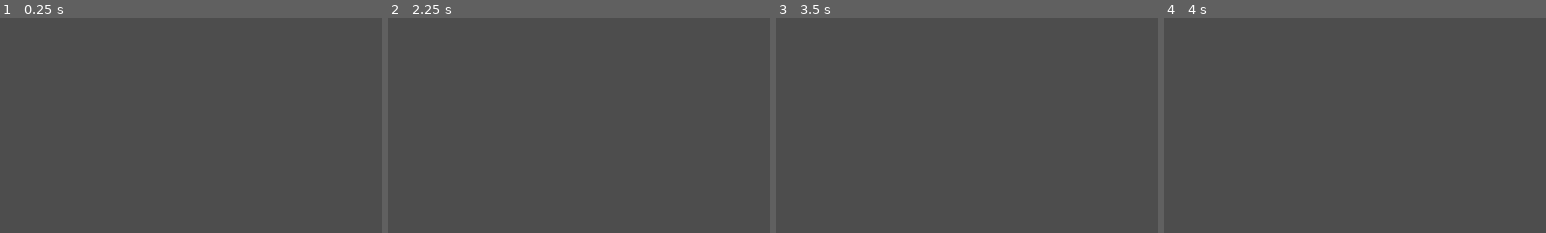
Above: before the commit, frames 1-4 (left to right).
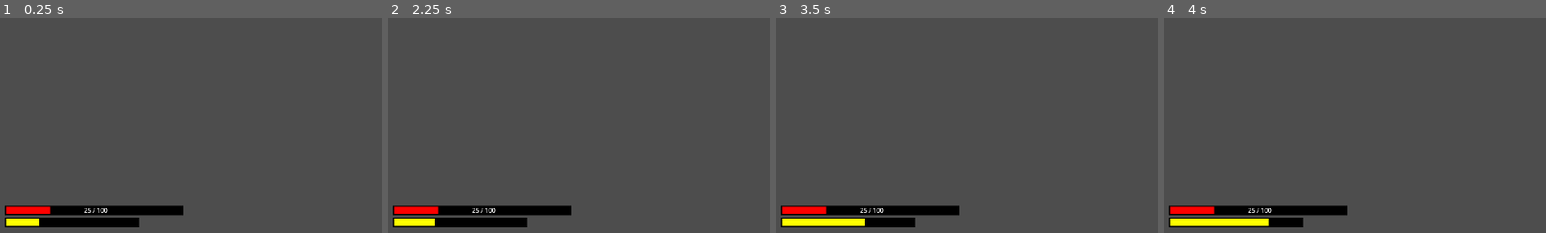
Above: after the commit, the same moments.

Repository: ToroGames34/GunPath
Game: Godot game, scene res://PreScenes/Worlds/World1/world.tscn
The game is run twice, just before and just after one commit, with the same random seed, the same clock (stepped at 60 frames per second) and the same inputs.
Inputs (mouse positions are % of the whole screen's width and height, from its top left):
- Up to frame 1 (0.25 s): no input
- Up to frame 2 (2.25 s): tap Enter at 0.5, 2 s; move the mouse to (72, 45) at 0.52 s; tap 1 (1) at 0.6 s; tap 2 (2) at 0.8, 1.35 s; tap Space at 1.25 s; move the mouse to (30, 55) at 1.27 s; tap A (a) at 1.55, 2.1 s; move the mouse to (60, 28) at 2.02 s
- Up to frame 3 (3.5 s): tap D (d) at 2.3, 2.85 s; tap Space at 2.75 s; move the mouse to (45, 70) at 2.77 s; tap S (s) at 3.05 s
- Up to frame 4 (4 s): tap Enter at 3.5 s; move the mouse to (80, 65) at 3.52 s; tap S (s) at 3.6 s; tap W (w) at 3.8 s
The pictures show only the part of the screen within x 0-50%, y 50-100%; the shares and areas given below are measured in that part.

The runs differ from the first frame. In frame 1, 3.8% of the frame differs, in the area x 1-48%, y 87-98%; in frame 2, 3.8%; in frame 3, 3.8%; in frame 4, 3.8%.

Commit message:
Health and Stamina bars added and working

Diff:
--- a/PreScenes/Player/player.gd
+++ b/PreScenes/Player/player.gd
@@ -1,5 +1,9 @@
 extends CharacterBody2D
 
+
+const HEALTH: int = 100
+const STAMINA: int = 100
+const SPEED: float = 220.0
 
 @onready var bullet = preload("res://PreScenes/Bullet/bullet.tscn")
 
@@ -8,14 +12,21 @@
 @onready var BodyPart: Node2D = $BodyPart
 @onready var FusilSprite: Sprite2D = $BodyPart/Cont/WeaponContainer/Fusil
 @onready var ShotgunSprite: Sprite2D = $BodyPart/Cont/WeaponContainer/Shotgun
+@onready var HealthBar: Control = $CanvasLayer/HealthBar
+@onready var StaminaBar: Control = $CanvasLayer/StaminaBar
 
 var TimerAttackSpeed: Timer = Timer.new()
+var TimerTakeStamina: Timer = Timer.new()
 var Weapons: Array = ["fusil", "shotgun"]
 var WeaponsUsing: String = ""
 
-var Speed: float = 220.0
-var Health: float = 100.0
+var Speed: float = SPEED
+var RunSpeed: float = 120.0
+var Health: int
+var Stamina: int
 var Acceleration: float = 50.0
+var SecForTakeStamina: int = 1
+var CostStaminaPerSSec: int = 10
 
 var AttackSpeedFusil: float = 0.05
 var AttackSpeedShotGun: float = 0.35
@@ -31,15 +42,19 @@
 
 var IsDeath: bool = false
 var IsMoving: bool = false
+var IsRunning: bool = false
+var CanRun: bool = true
 var CanShoot: bool = true
 var CanShootCD: bool = true
 var CanScattering: bool = false
 
 
 func _ready() -> void:
+	HealthBar.SetMaxValue(HEALTH)
 	WeaponsUsing = Weapons[0]
 	SetWeaponAtribute()
 	TimerAttackSpeedSetting()
+	TimerTakeStaminaSetting()
 
 
 func TimerAttackSpeedSetting() -> void:
@@ -48,6 +63,14 @@
 	TimerAttackSpeed.autostart = false
 	TimerAttackSpeed.connect("timeout", self._on_TimerAttackSpeed_timeout)
 	add_child(TimerAttackSpeed)
+
+
+func TimerTakeStaminaSetting() -> void:
+	TimerTakeStamina.wait_time = SecForTakeStamina
+	TimerTakeStamina.one_shot = false
+	TimerTakeStamina.autostart = false
+	TimerTakeStamina.connect("timeout", self._on_TimerTakeStamina_timeout)
+	add_child(TimerTakeStamina)
 
 
 func SetWeaponAtribute():
@@ -72,6 +95,9 @@
 		ChangeWeapon()
 		ShootWeapons()
 
+	if Input.is_action_just_pressed("p") and OS.is_debug_build():
+		IsDeath = false
+
 
 func AimWeapons() -> void:
 	BodyPart.look_at(get_global_mouse_position())
@@ -89,9 +115,31 @@
 	Dir.x = Input.get_axis("a", "d")
 
 	CheckIsMoving(Dir)
+	RunningSystem()
+	CheckStaminaPerSecond()
+
+	if IsRunning:
+		Speed = RunSpeed + SPEED
+	else:
+		Speed = SPEED
 
 	Dir = Dir.normalized()
 	velocity = velocity.lerp(Dir * Speed, Acceleration * Delta)
+
+
+func RunningSystem() -> void:
+	if CanRun:
+		if IsMoving:
+			if Input.is_action_just_pressed("shift"):
+				IsRunning = true
+				TakeStaminaForRunning(CostStaminaPerSSec)
+				TimerTakeStamina.start()
+			elif Input.is_action_just_released("shift"):
+				IsRunning = false
+				TimerTakeStamina.stop()
+		else:
+			IsRunning = false
+			TimerTakeStamina.stop()
 
 
 func CheckIsMoving(val: Vector2) -> void:
@@ -166,3 +214,30 @@
 
 func _on_TimerAttackSpeed_timeout() -> void:
 	CanShootCD = true
+
+
+func TakeDamage(val: int) -> void:
+	HealthBar.SetDecreaseValue(val)
+	#AnimHurt()
+
+
+func TakeStaminaForRunning(val: int) -> void:
+	StaminaBar.SetDecreaseValueFillWithTime(val)
+
+
+func _on_TimerTakeStamina_timeout() -> void:
+	if IsRunning:
+		TakeStaminaForRunning(CostStaminaPerSSec)
+
+
+func CheckStaminaPerSecond() -> void:
+	if StaminaBar.GetValue() > 0:
+		CanRun = true
+	elif StaminaBar.GetValue() <= 0:
+		CanRun = false
+		IsRunning = false
+		TimerTakeStamina.stop()
+
+
+func _on_health_bar_empty_bar() -> void:
+	IsDeath = true
--- a/PreScenes/Player/player.tscn
+++ b/PreScenes/Player/player.tscn
@@ -1,10 +1,11 @@
-[gd_scene load_steps=7 format=3 uid="uid://vhqx265r4hot"]
+[gd_scene load_steps=8 format=3 uid="uid://vhqx265r4hot"]
 
 [ext_resource type="Script" uid="uid://bnjjt00shrg7r" path="res://PreScenes/Player/player.gd" id="1_kbl57"]
 [ext_resource type="Texture2D" uid="uid://boi71a2h15gw1" path="res://Assets/PlayerAssets/Camuflaje/backpack.PNG" id="1_l7jnv"]
 [ext_resource type="Texture2D" uid="uid://c16qc61mjthec" path="res://Assets/PlayerAssets/Camuflaje/Arms.PNG" id="2_kbl57"]
 [ext_resource type="Texture2D" uid="uid://dsvfx848hgr17" path="res://Assets/PlayerAssets/Camuflaje/Head.PNG" id="3_322wo"]
 [ext_resource type="Texture2D" uid="uid://dycwcrg3adsgq" path="res://Assets/Others/Weapons.png" id="4_7aqry"]
+[ext_resource type="PackedScene" uid="uid://cfnmvoqs6gq3n" path="res://PreScenes/StateBar/state_bar.tscn" id="6_322wo"]
 
 [sub_resource type="CircleShape2D" id="CircleShape2D_lgoq1"]
 radius = 37.0
@@ -60,3 +61,33 @@
 
 [node name="CollisionShape2D" type="CollisionShape2D" parent="."]
 shape = SubResource("CircleShape2D_lgoq1")
+
+[node name="CanvasLayer" type="CanvasLayer" parent="."]
+
+[node name="HealthBar" parent="CanvasLayer" instance=ExtResource("6_322wo")]
+offset_left = -628.28
+offset_top = 1.20001
+offset_right = -628.0
+offset_bottom = 1.43994
+EnableIconBar = false
+AllowRegeneration = false
+
+[node name="StaminaBar" parent="CanvasLayer" instance=ExtResource("6_322wo")]
+offset_left = -628.28
+offset_top = 31.2
+offset_right = -628.0
+offset_bottom = 31.4399
+scale = Vector2(0.75, 1)
+ScaleBar = Vector2(0.75, 1)
+BarColor = Color(1, 1, 0, 1)
+EnableIconBar = false
+ShowValues = false
+DamageIndicatorBarColor = Color(1, 0, 0, 1)
+ModeBar = "Mana"
+AllowRegeneration = false
+FillBarWithTime = true
+TimeToFillBar = 3.0
+DelayToFillWithTime = 2.0
+BarColorFullWithTime = Color(1, 1, 0, 1)
+
+[connection signal="EmptyBar" from="CanvasLayer/HealthBar" to="." method="_on_health_bar_empty_bar"]
--- /dev/null
+++ b/PreScenes/StateBar/state_bar.gd
@@ -0,0 +1,382 @@
+@tool
+extends Control
+
+
+const MAX_VALUE: int = 100
+
+signal FullBarWithTime
+signal EmptyBar
+signal ChangeVal
+
+@export_category("Style Bar")
+@export var ScaleBar: Vector2 = Vector2(1, 1)
+@export var BarColor: Color = Color(1, 1, 1)
+@export var EnableIconBar: bool = true
+@export var IconBar: Resource = null
+@export var ShowValues: bool = true
+@export var AllowDamageIndicator: bool = true
+@export var DamageIndicatorBarColor: Color = Color(1, 1, 1)
+
+@export_category("Confg Bar")
+@export_enum ("Health", "Mana", "Dash") var ModeBar: String
+@export var AllowRegeneration: bool = true
+@export var DelayRegenAfterDamage: float = 1.0
+@export var RegenerationPerStep: float = 1.0
+##If you want to change the max value must be via script changing const "MAX_VALUE"
+@export_range(0, MAX_VALUE) var MaxValue: int = 100
+@export_range(0, MAX_VALUE) var CurrentValue: int = 50
+
+@export_category("Confg Bar With Time")
+@export var FillBarWithTime: bool = false
+@export var TimeToFillBar: float = 1
+@export var DelayToFillWithTime: float = 0.0
+@export var ConserveLastBarValue: bool = true
+@export var BarColorFullWithTime: Color = Color(1, 1, 1)
+
+
+@onready var ProgressBarV: TextureProgressBar = $TextureProgressBar
+@onready var BarDmgIndicator: TextureProgressBar = $BarDmgIndicator
+@onready var LabelValue: Label = $LabelValue
+@onready var LabelMaxVal: Label = $LabelMaxVal
+@onready var IconBarNode: TextureRect = $TexIconBar
+@onready var LabelSeparator: Label = $LabelSeparator
+@onready var LabelRegenSpeed: Label = $LabelRegenContainer/LabelRegenSpeed
+@onready var EffectContainer: Node2D = $EffectContainer
+@onready var BorderIconBar: TextureRect = $BorderIconBar
+@onready var ColorBgBar: ColorRect = $ColorBgBar
+@onready var LabelRegenContainer: Control = $LabelRegenContainer
+#@onready var music_and_sound_manager: Node = $MusicAndSoundManager
+
+var TimerRefill: Timer = Timer.new()
+var TimerDelayFillWithTime: Timer = Timer.new()
+var TweenFillWithTime: Tween
+var SpeedUpdateDmgIndicator: float = 0.5
+var OneTimeRunTimerRefill: bool = true
+var IsFillingWithTime: bool = false
+var CanUpdateDmgIndicator: bool = true
+var IsTweenFillWithTimeAlive: bool = false
+var OneTimeShootAfterPause: bool = false
+var CanUpdate: bool = false
+var StartFillWithTime: bool = false
+var OneTimeDelayFillWithTime: bool = true
+var CanContinueRegenerating: bool = true
+
+
+func _ready():
+	IconBarNode.texture = IconBar
+	ProgressBarV.modulate = BarColor
+	BarDmgIndicator.modulate = DamageIndicatorBarColor
+	LabelRegenSpeed.visible = false
+	SetValueRegeneration(RegenerationPerStep)
+	SetColorToLabels(Color(1, 1, 1))
+	SetMaxValue(MaxValue)
+	SetValue(CurrentValue)
+	UpdateInfoLabels()
+	TimerRefillSettings()
+	TimerDelayFillWithTimeSettings()
+	CheckForNoInconsistencies()
+	CheckForEnableIconBar(EnableIconBar)
+	CheckForLabelsInfoVisible()
+	ChangeScaleBar(ScaleBar)
+	CheckForDmgIndicator(AllowDamageIndicator)
+	FillBarWithTimeInit()
+	CanUpdate = true
+
+
+func CheckForNoInconsistencies() -> void:
+	if ModeBar.is_empty():
+		assert(false, "A mode needs to be set!")
+
+	if AllowRegeneration and FillBarWithTime:
+		assert(false, "You can't have Regen and FillWithTime at the same time!")
+
+
+func CheckForEnableIconBar(val: bool) -> void:
+	IconBarNode.visible = val
+	BorderIconBar.visible = val
+
+
+func CheckForDmgIndicator(val: bool) -> void:
+	BarDmgIndicator.visible = val
+
+
+func ChangeScaleBar(val: Vector2) -> void:
+	scale = val
+	#LabelRegenContainer.scale.x = val.x
+	#ProgressBarV.scale = val
+	#LabelValue.scale = val
+	#LabelMaxVal.scale = val
+	#LabelSeparator.scale = val
+	#LabelRegenSpeed.scale = val
+	#ColorBgBar.scale = val
+	#BarDmgIndicator.scale = val
+	#
+	#if ModeBar == "Dash" and ScaleBar != Vector2(1, 1):
+		#ColorBgBar.size.x += 25
+
+
+func CheckForLabelsInfoVisible() -> void:
+	SetVisibilityLabels(ShowValues)
+
+
+func TimerRefillSettings() -> void:
+	TimerRefill.wait_time = 1
+	TimerRefill.connect("timeout", self._on_TimerRefill_timeout)
+	add_child(TimerRefill)
+
+
+func TimerDelayFillWithTimeSettings() -> void:
+	if DelayToFillWithTime <= 0.0:
+		DelayToFillWithTime = 0.001
+	TimerDelayFillWithTime.wait_time = DelayToFillWithTime
+	TimerDelayFillWithTime.one_shot = true
+	TimerDelayFillWithTime.connect("timeout", self._on_TimerDelayFillWithTime_timeout)
+	add_child(TimerDelayFillWithTime)
+
+
+@warning_ignore("unused_parameter")
+func _process(delta) -> void:
+	if !get_tree().paused:
+		RefillMaganer()
+		UpdateInfoLabels()
+		UpdateDmgIndicatorBar()
+		ShootAfterPause()
+	else:
+		PauseF()
+
+	if FillBarWithTime:
+		CheckWhenIsPauseForFillWithTime()
+
+	# Code to execute in editor.
+	if Engine.is_editor_hint():
+		IconBarNode.texture = IconBar
+		ProgressBarV.modulate = BarColor
+		LabelRegenSpeed.visible = false
+		SetColorToLabels(Color(1, 1, 1))
+		SetMaxValue(MaxValue)
+		SetValue(CurrentValue)
+		UpdateInfoLabels()
+		CheckForEnableIconBar(EnableIconBar)
+		CheckForLabelsInfoVisible()
+		ChangeScaleBar(ScaleBar)
+
+
+func UpdateInfoLabels() -> void:
+	LabelValue.text = str(int(ProgressBarV.value))
+	LabelMaxVal.text = str(int(ProgressBarV.max_value))
+	LabelRegenSpeed.text = "+" + str(RegenerationPerStep)
+
+
+func SetColorToLabels(clrs: Color) -> void:
+	LabelValue.modulate = clrs
+	LabelMaxVal.modulate = clrs
+	LabelSeparator.modulate = clrs
+	LabelRegenSpeed.modulate = clrs
+
+
+func SetVisibilityLabels(val: bool) -> void:
+	LabelValue.visible = val
+	LabelMaxVal.visible = val
+	LabelSeparator.visible = val
+	LabelRegenSpeed.visible = val
+
+
+func SetMaxValue(value: int) -> void:
+	ProgressBarV.max_value = value
+	BarDmgIndicator.max_value = value
+
+
+func IncreaseMaxValue(value: int) -> void:
+	ProgressBarV.max_value += value
+	BarDmgIndicator.max_value += value
+
+
+func SetValue(value: int) -> void:
+	ProgressBarV.value = value
+
+
+func SetIncreaseValue(value: int) -> void:
+	ProgressBarV.value += value
+
+
+func SetDecreaseValue(value: int) -> void:
+	ProgressBarV.value -= value
+	UpdateDmgIndicator()
+
+	CanContinueRegenerating = false
+	TimerRefill.stop()
+	await get_tree().create_timer(DelayRegenAfterDamage).timeout
+	OneTimeRunTimerRefill = true
+	CanContinueRegenerating = true
+
+	#music_and_sound_manager.SoundHitMelee(1)
+
+
+func GetValue() -> int:
+	return ProgressBarV.value
+
+
+func GetMaxValue() -> int:
+	return ProgressBarV.max_value
+
+
+func SetValueRegeneration(val: float) -> void:
+	ProgressBarV.step = val
+
+
+func IncreaseValueRegeneration(val: float) -> void:
+	ProgressBarV.step += val
+	RegenerationPerStep += val
+
+
+func DecreaseValueRegeneration(val: float) -> void:
+	ProgressBarV.step -= val
+	RegenerationPerStep -= val
+
+
+func _on_TimerRefill_timeout() -> void:
+	SetIncreaseValue(RegenerationPerStep)
+
+
+func RefillMaganer() -> void:
+	if AllowRegeneration:
+		if CanContinueRegenerating:
+			if ProgressBarV.value < ProgressBarV.max_value:
+				if OneTimeRunTimerRefill:
+					OneTimeRunTimerRefill = false
+					TimerRefill.start()
+					SetRegenLabelShow(true)
+			else:
+				TimerRefill.stop()
+				OneTimeRunTimerRefill = true
+				SetRegenLabelShow(false)
+	else:
+		SetRegenLabelShow(false)
+		TimerRefill.stop()
+
+
+func _on_texture_progress_bar_value_changed(value) -> void:
+	if value <= 0:
+		emit_signal("EmptyBar")
+	if CanUpdate:
+		emit_signal("ChangeVal")
+
+
+func GetModeBar() -> String:
+	return ModeBar
+
+
+func SetAllowRegeneration(val: bool) -> void:
+	AllowRegeneration = val
+	OneTimeRunTimerRefill = true
+	RefillMaganer()
+
+
+func GetAllowRegeneration() -> bool:
+	return AllowRegeneration
+
+
+func SetRegenLabelShow(val: bool) -> void:
+	if ShowValues:
+		LabelRegenSpeed.visible = val
+
+
+func CheckWhenIsPauseForFillWithTime() -> void:
+	if TweenFillWithTime != null and IsTweenFillWithTimeAlive:
+		if ProgressBarV.value != GetMaxValue():
+			if get_tree().paused:
+				TweenFillWithTime.pause()
+			#else:
+				#TweenFillWithTime.play()
+
+
+func StartBarWithTime() -> void:#Use this for the bar with time
+	if !ConserveLastBarValue:
+		SetValue(0)
+		StartBarWithTime_Delay()
+	else:
+		StartBarWithTime_Delay()
+
+
+func FillBarWithTimeInit() -> void:
+	if FillBarWithTime:
+		if ProgressBarV.value < ProgressBarV.max_value:
+			StartBarWithTime()
+
+
+func SetDecreaseValueFillWithTime(value: int) -> void:
+	if TweenFillWithTime != null and TweenFillWithTime.is_running():
+		TweenFillWithTime.stop()
+	ProgressBarV.value -= value
+	if AllowDamageIndicator:
+		UpdateDmgIndicator()
+	StartBarWithTime()
+
+
+func StartBarWithTime_Delay() -> void:
+	TimerDelayFillWithTime.start()
+
+
+func _on_TimerDelayFillWithTime_timeout() -> void:
+	FillBarOnTime(TimeToFillBar)
+
+
+func SetTimeToFillBar(val: float) -> void:
+	TimeToFillBar = val
+
+
+func FillBarOnTime(val: float) -> void:
+	TweenFillWithTime = create_tween()
+
+	ProgressBarV.modulate = BarColor
+	IsFillingWithTime = true
+	IsTweenFillWithTimeAlive = true
+
+	TweenFillWithTime.tween_property(ProgressBarV, "value", GetMaxValue(), val)
+
+	await TweenFillWithTime.finished
+
+	if FillBarWithTime:
+		ProgressBarV.modulate = BarColorFullWithTime
+		emit_signal("FullBarWithTime")
+		IsFillingWithTime = false
+		IsTweenFillWithTimeAlive = false
+
+
+func UpdateDmgIndicator() -> void:
+	var tween: Tween = create_tween()
+
+	CanUpdateDmgIndicator = false
+
+	tween.tween_property(BarDmgIndicator, "value", ProgressBarV.value,
+		SpeedUpdateDmgIndicator).set_trans(Tween.TRANS_LINEAR)
+
+	await tween.finished
+	CanUpdateDmgIndicator = true
+
+
+func UpdateDmgIndicatorBar() -> void:
+	if CanUpdateDmgIndicator and AllowDamageIndicator:
+		BarDmgIndicator.value = snapped(ProgressBarV.value, 0)
+
+
+func PauseF() -> void:
+	TimerRefill.stop()
+
+	if IsTweenFillWithTimeAlive:
+		IsTweenFillWithTimeAlive = false
+		TweenFillWithTime.pause()
+
+	OneTimeShootAfterPause = true
+	OneTimeRunTimerRefill = true
+	IsFillingWithTime = false
+	CanUpdateDmgIndicator= true
+
+
+func ShootAfterPause() -> void:
+	if OneTimeShootAfterPause:
+		OneTimeShootAfterPause = false
+
+		if FillBarWithTime:
+			if !IsFillingWithTime and GetValue() != GetMaxValue():
+				TweenFillWithTime.play()
--- /dev/null
+++ b/PreScenes/StateBar/state_bar.tscn
@@ -0,0 +1,116 @@
+[gd_scene load_steps=4 format=3 uid="uid://cfnmvoqs6gq3n"]
+
+[ext_resource type="Script" uid="uid://cjc1k5eo8wvfl" path="res://PreScenes/StateBar/state_bar.gd" id="1_fwxw2"]
+[ext_resource type="Texture2D" uid="uid://l3e0jwrkcan5" path="res://Assets/Icons-textures/BlackCircle.png" id="2_ibfww"]
+[ext_resource type="Texture2D" uid="uid://2t0bi0kw84js" path="res://Assets/Icons-textures/3.png" id="3_1vtdb"]
+
+[node name="StateBar" type="Control"]
+process_mode = 3
+layout_mode = 3
+anchor_left = 0.334
+anchor_top = 0.935
+anchor_right = 0.683
+anchor_bottom = 0.968
+offset_left = -0.52002
+offset_top = -0.200073
+offset_right = -0.240051
+offset_bottom = 0.039978
+grow_horizontal = 2
+grow_vertical = 2
+script = ExtResource("1_fwxw2")
+BarColor = Color(1, 0, 0, 1)
+ModeBar = "Health"
+CurrentValue = 25
+DelayToFillWithTime = 0.001
+
+[node name="ColorBgBar" type="ColorRect" parent="."]
+layout_mode = 1
+offset_left = -1.0
+offset_right = 448.0
+offset_bottom = 24.0
+color = Color(0, 0, 0, 1)
+
+[node name="BorderIconBar" type="TextureRect" parent="."]
+layout_mode = 0
+offset_left = -29.0
+offset_top = -7.0
+offset_right = 483.0
+offset_bottom = 505.0
+scale = Vector2(0.07, 0.072)
+texture = ExtResource("2_ibfww")
+
+[node name="TexIconBar" type="TextureRect" parent="."]
+layout_mode = 0
+offset_left = -29.0
+offset_top = -7.0
+offset_right = 483.0
+offset_bottom = 505.0
+scale = Vector2(0.07, 0.072)
+
+[node name="BarDmgIndicator" type="TextureProgressBar" parent="."]
+layout_mode = 0
+offset_left = 3.0
+offset_top = 3.0
+offset_right = 444.0
+offset_bottom = 21.0
+value = 25.0
+nine_patch_stretch = true
+texture_progress = ExtResource("3_1vtdb")
+
+[node name="TextureProgressBar" type="TextureProgressBar" parent="."]
+modulate = Color(1, 0, 0, 1)
+layout_mode = 0
+offset_left = 3.0
+offset_top = 3.0
+offset_right = 444.0
+offset_bottom = 21.0
+value = 25.0
+nine_patch_stretch = true
+texture_progress = ExtResource("3_1vtdb")
+
+[node name="LabelValue" type="Label" parent="."]
+layout_mode = 0
+offset_left = 119.0
+offset_right = 217.0
+offset_bottom = 23.0
+text = "25"
+horizontal_alignment = 2
+
+[node name="LabelSeparator" type="Label" parent="."]
+layout_mode = 0
+offset_left = 220.0
+offset_right = 227.0
+offset_bottom = 23.0
+text = "/"
+horizontal_alignment = 1
+
+[node name="LabelMaxVal" type="Label" parent="."]
+layout_mode = 0
+offset_left = 230.0
+offset_right = 258.0
+offset_bottom = 23.0
+text = "100"
+
+[node name="LabelRegenContainer" type="Control" parent="."]
+anchors_preset = 0
+offset_right = 444.0
+offset_bottom = 24.0
+
+[node name="LabelRegenSpeed" type="Label" parent="LabelRegenContainer"]
+layout_mode = 1
+anchors_preset = 6
+anchor_left = 1.0
+anchor_top = 0.5
+anchor_right = 1.0
+anchor_bottom = 0.5
+offset_left = -46.0
+offset_top = -12.0
+offset_bottom = 12.0
+grow_horizontal = 0
+grow_vertical = 2
+text = "+1.0"
+horizontal_alignment = 2
+
+[node name="EffectContainer" type="Node2D" parent="."]
+
+[connection signal="value_changed" from="TextureProgressBar" to="." method="_on_texture_progress_bar_value_changed"]
--- a/project.godot
+++ b/project.godot
@@ -68,6 +68,16 @@
 "events": [Object(InputEventMouseButton,"resource_local_to_scene":false,"resource_name":"","device":-1,"window_id":0,"a …(258 unchanged characters)…
 ]
 }
+shift={
+"deadzone": 0.2,
+"events": [Object(InputEventKey,"resource_local_to_scene":false,"resource_name":"","device":-1,"window_id":0,"alt_pressed":false,"shift_pressed":false,"ctrl_pressed":false,"meta_pressed":false,"pressed":false,"keycode":0,"physical_keycode":4194325,"key_label":0,"unicode":0,"location":0,"echo":false,"script":null)
+]
+}
+p={
+"deadzone": 0.2,
+"events": [Object(InputEventKey,"resource_local_to_scene":false,"resource_name":"","device":-1,"window_id":0,"alt_pressed":false,"shift_pressed":false,"ctrl_pressed":false,"meta_pressed":false,"pressed":false,"keycode":0,"physical_keycode":80,"key_label":0,"unicode":112,"location":0,"echo":false,"script":null)
+]
+}
 
 [layer_names]
 
Binary file added: Assets/Icons-textures/3.png
Binary file added: Assets/Icons-textures/BlackCircle.png
Binary file added: Assets/Icons-textures/Small_Iceball_9x24.png
Not shown, added: PreScenes/StateBar/state_bar.gd.uid
